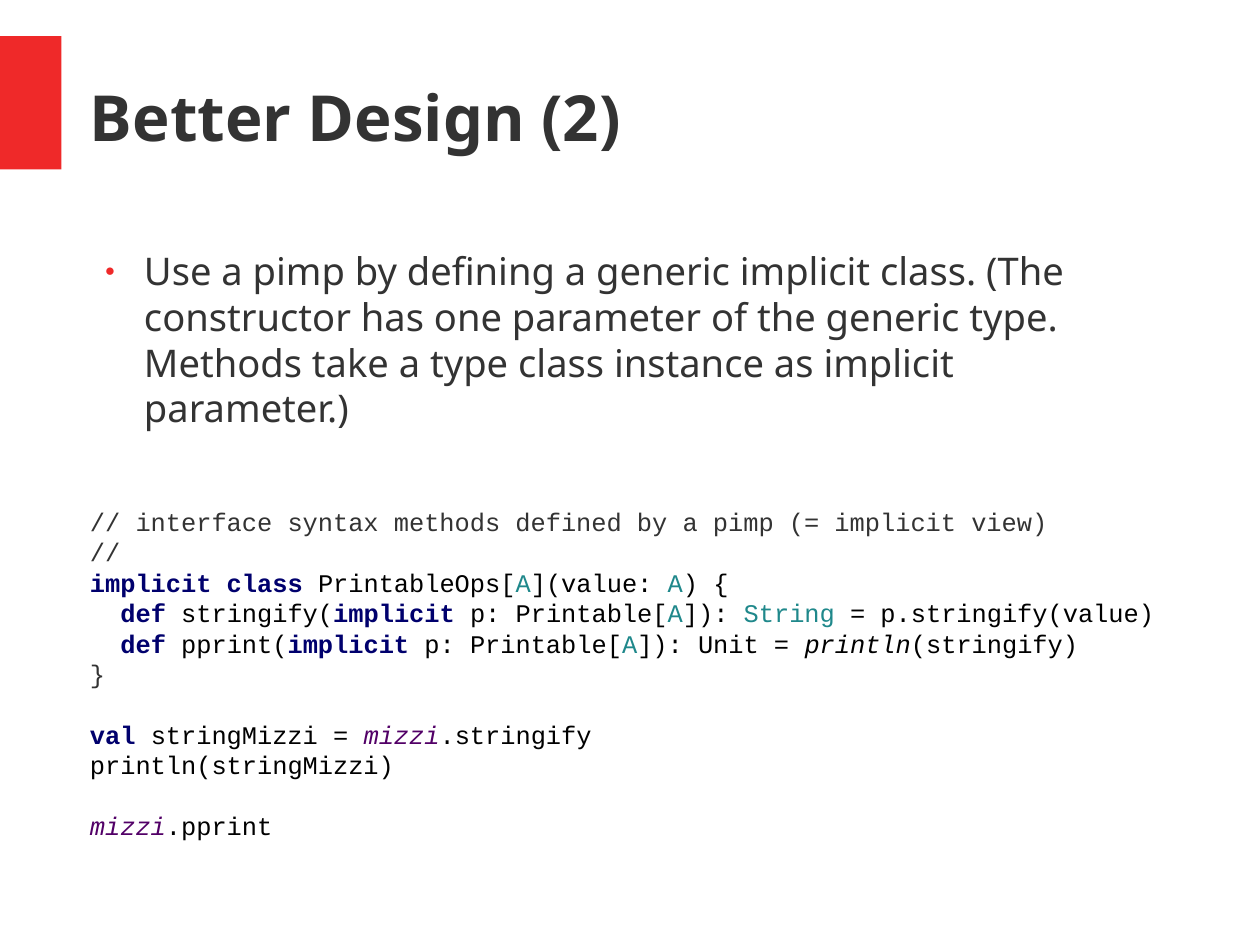
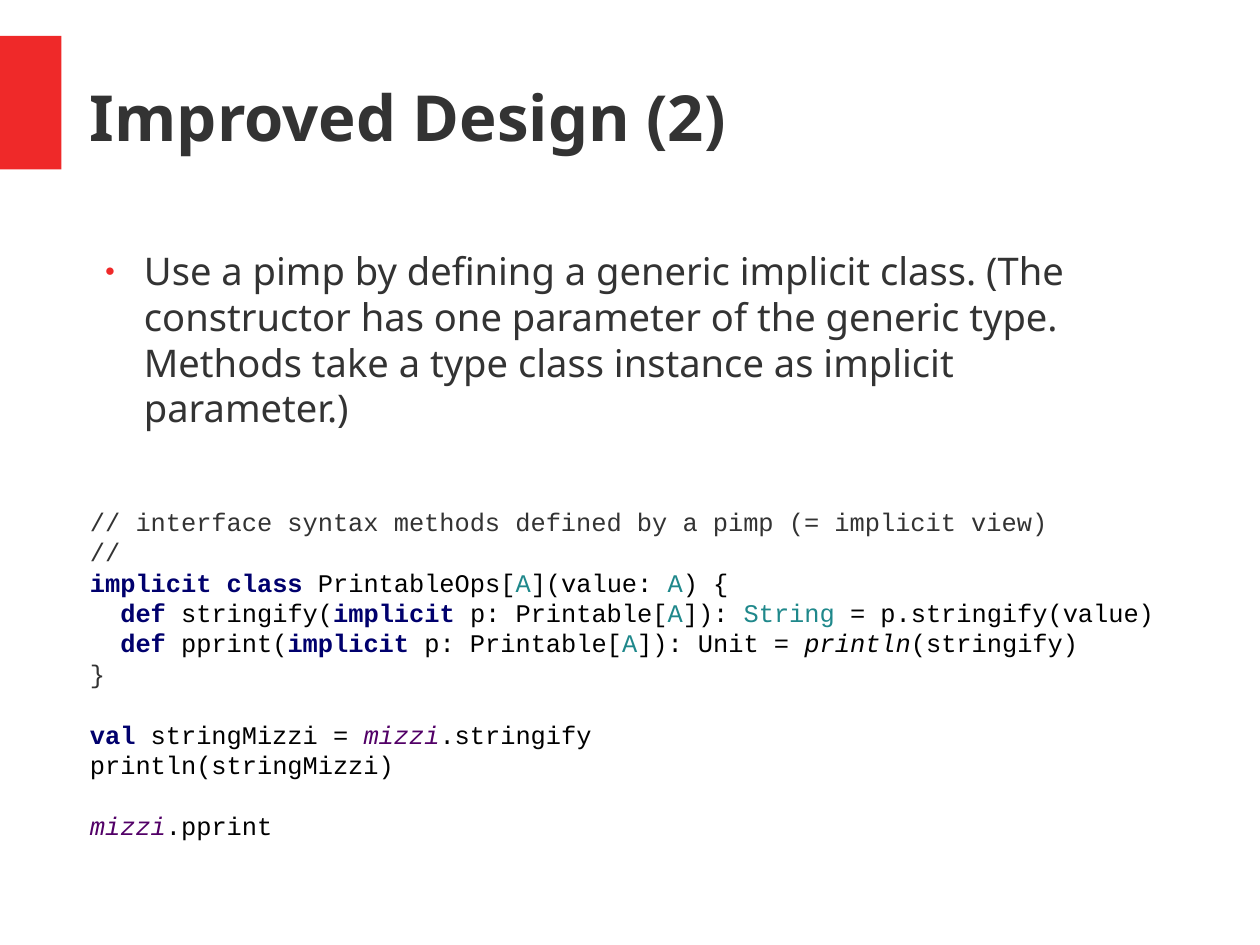
Before and after one commit to hermannhueck/typeclasses, a slide deck: slide 32 of Slides/TypeClasses.pptx (slide 25 before the commit). Drawn at 1260x945 pixels with LibreOffice and Linux fonts; fonts in the diff are those of the drawing. Boxes give left, top, right and bottom in pixels: in the first picture for what was removed or moved away, otherwise in the second. Text is boxed around its words. In the diff, an @@ line names an element or a change of style, - is before the commit and + after.

```diff
--- a/Slides/TypeClasses.pptx
+++ b/Slides/TypeClasses.pptx
@@ text at (90,92,725,157): text changed @@
-Better Design (2)
+Improved Design (2)
```
Also in this commit, not shown: 6 other slides changed, 12 slides added, 1 other file.
